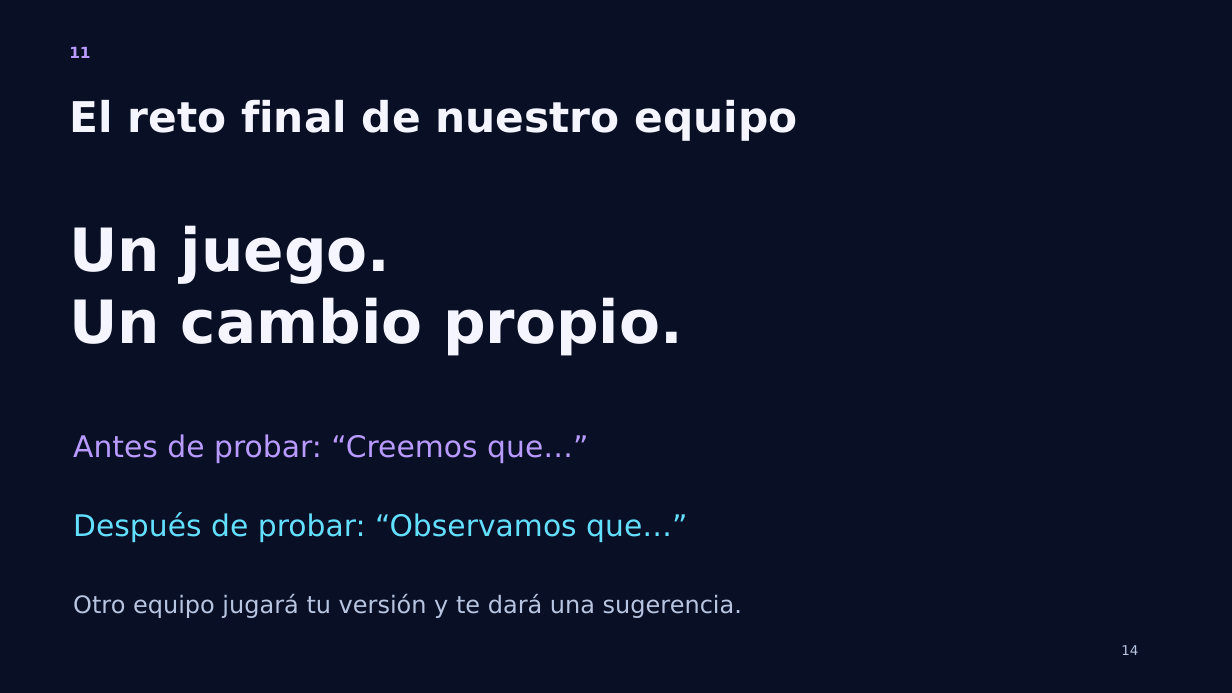
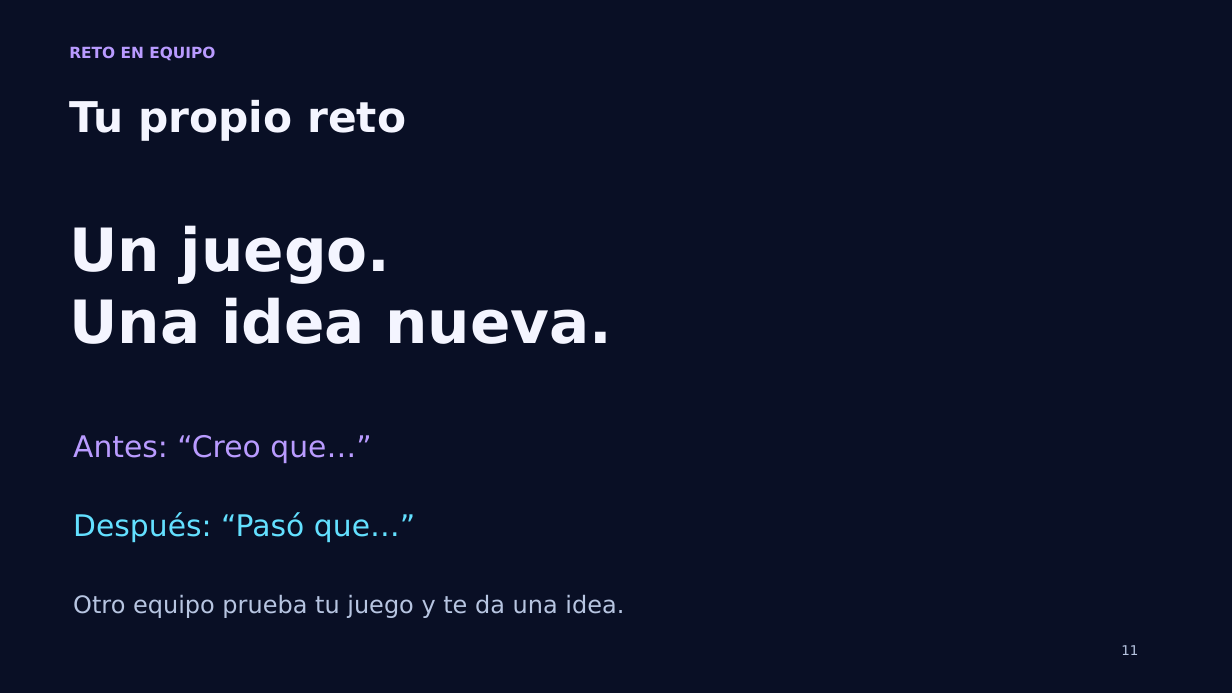
Before and after one commit to PaoloPelaezVillanueva/wie-chincha, a slide deck: slide 11 of Mision_WIE_Chincha_Taller.pptx. Drawn at 1232x693 pixels with LibreOffice and Linux fonts; fonts in the diff are those of the drawing. Boxes give left, top, right and bottom in pixels: in the first picture for what was removed or moved away, otherwise in the second. Text is boxed around its words. In the diff, an @@ line names an element or a change of style, - is before the commit and + after.

```diff
--- a/Mision_WIE_Chincha_Taller.pptx
+++ b/Mision_WIE_Chincha_Taller.pptx
@@ text at (x1=69, y1=46, x2=215, y2=61): text changed @@
-11
+RETO EN EQUIPO
@@ text at (x1=69, y1=100, x2=406, y2=141): text changed @@
-El reto final de nuestro equipo
+Tu propio reto
@@ text at (x1=69, y1=297, x2=612, y2=344): text changed @@
-Un cambio propio.
+Una idea nueva.
@@ text at (x1=73, y1=435, x2=371, y2=464): text changed @@
-Antes de probar: “Creemos que…”
+Antes: “Creo que…”
@@ text at (x1=73, y1=512, x2=415, y2=542): text changed @@
-Después de probar: “Observamos que…”
+Después: “Pasó que…”
@@ text at (x1=73, y1=594, x2=624, y2=618): text changed @@
-Otro equipo jugará tu versión y te dará una sugerencia.
+Otro equipo prueba tu juego y te da una idea.
@@ text at (x1=1121, y1=645, x2=1138, y2=655): text changed @@
-14
+11
```
Also in this commit, not shown: 12 other slides changed.
